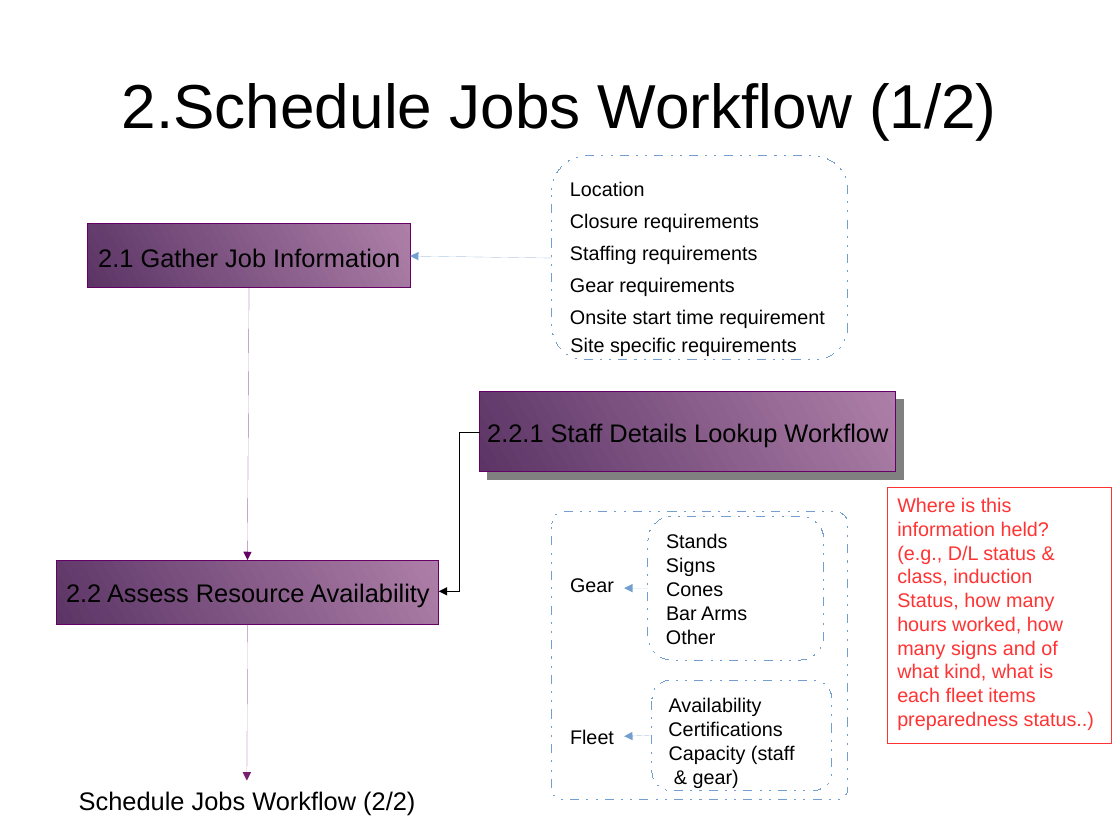
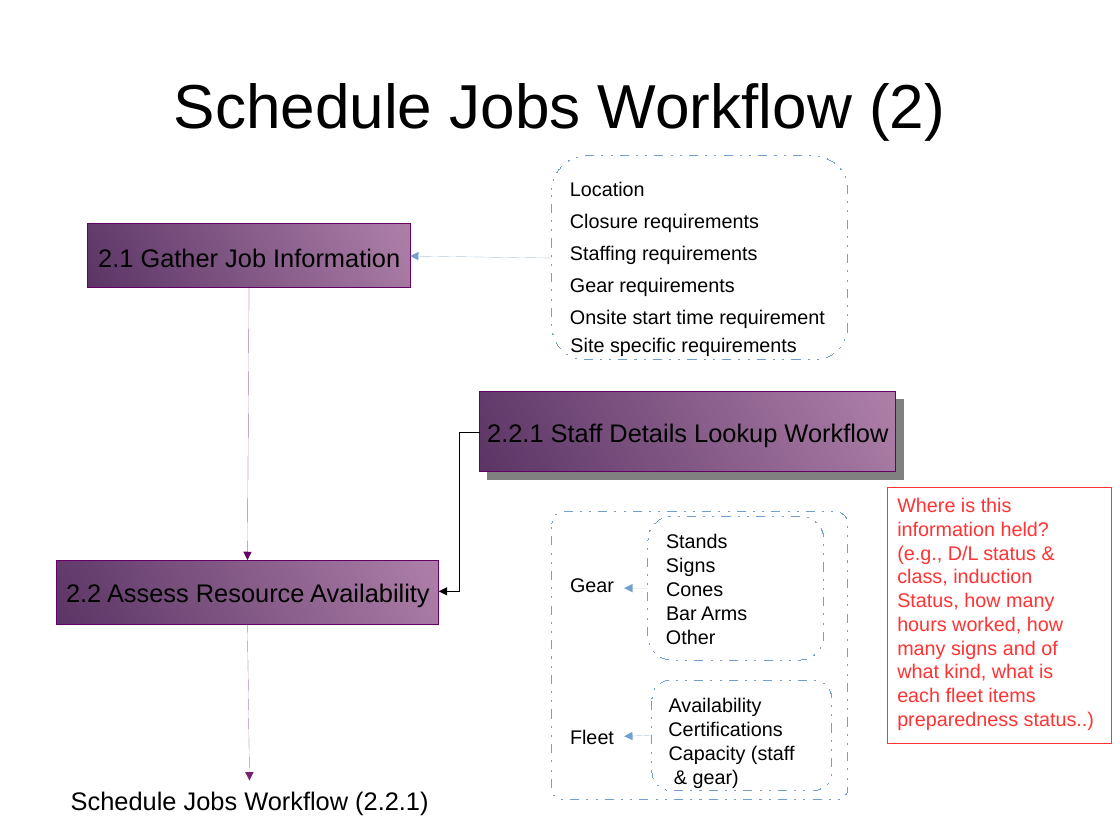
Before and after one commit to monkeysh1ne/TMNZ_Stuff, a slide deck: slide 5 of Workflows BP Models.odp. Drawn at 1120x840 pixels with LibreOffice and Linux fonts; fonts in the diff are those of the drawing. Boxes give left, top, right and bottom in pixels: in the first picture for what was removed or moved away, otherwise in the second. Text is boxed around its words. In the diff, an @@ line names an element or a change of style, - is before the commit and + after.

```diff
--- a/Workflows BP Models.odp
+++ b/Workflows BP Models.odp
@@ title at [174,83,945,139]: text changed @@
-2.Schedule Jobs Workflow (1/2)
+Schedule Jobs Workflow (2)
@@ arrow moved from (248, 624) - (247, 781) to (248, 624) - (250, 781) @@
@@ text at [71,791,428,816]: text changed @@
-Schedule Jobs Workflow (2/2)
+Schedule Jobs Workflow (2.2.1)
```
Also in this commit, not shown: 4 other slides changed, 2 slides added, 1 slide removed, 1 other file.
